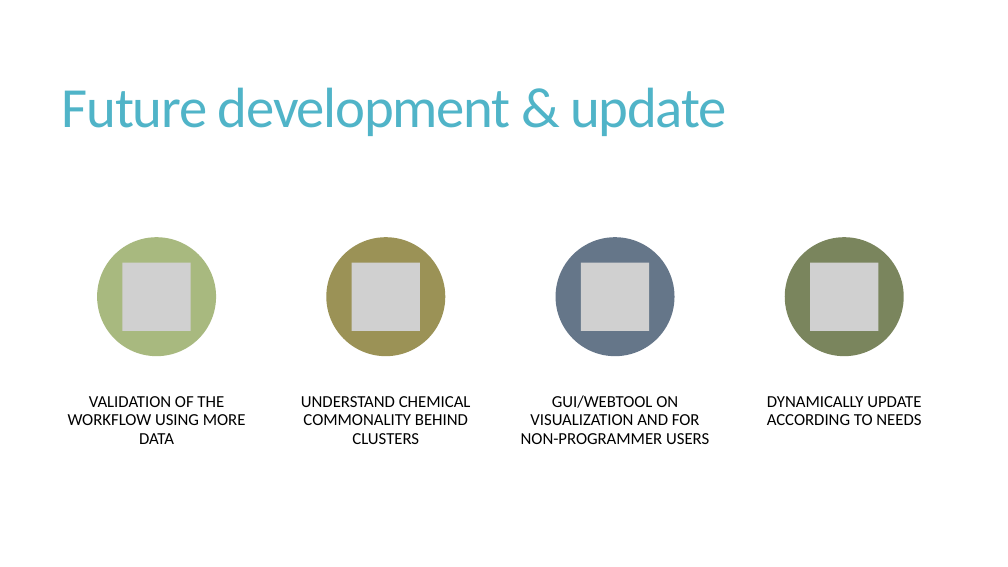
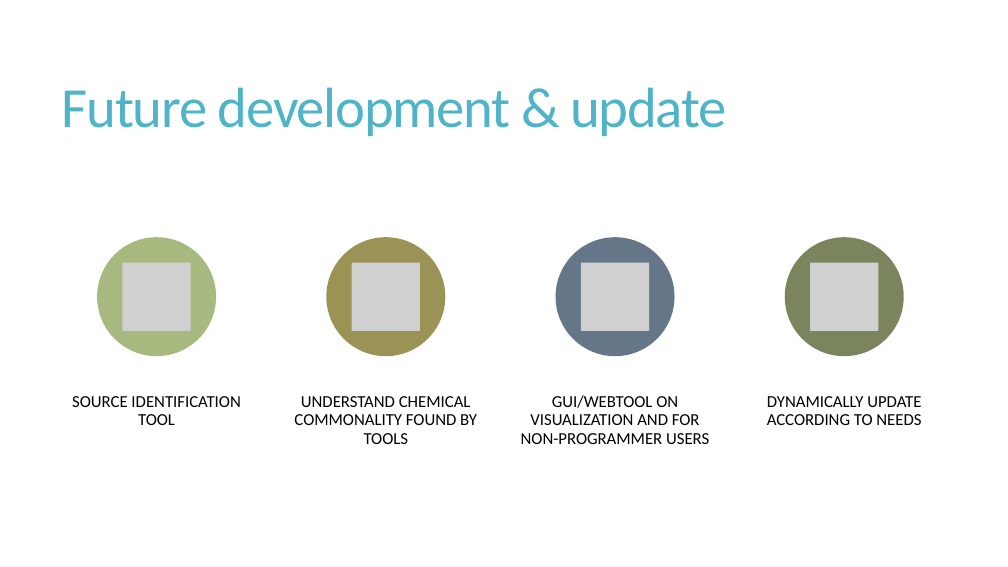
Before and after one commit to XiminHu/mass-suite, a slide deck: slide 18 of doc/20210326 ACS presentation.pptx (slide 26 before the commit). Drawn at 1008x567 pixels with LibreOffice and Linux fonts; fonts in the diff are those of the drawing; grey boxes stand for pictures. Boxes give left, top, right and bottom in pixels: in the first picture for what was removed or moved away, otherwise in the second. Text is boxed around its words. In the diff, an @@ line names an element or a change of style, - is before the commit and + after.

```diff
--- a/doc/20210326 ACS presentation.pptx
+++ b/doc/20210326 ACS presentation.pptx
@@ text at box(72, 396, 240, 425): text changed @@
-VALIDATION OF THE WORKFLOW USING MORE DATA
+SOURCE IDENTIFICATION TOOL
@@ text at box(294, 396, 477, 444): text changed @@
-UNDERSTAND CHEMICAL COMMONALITY BEHIND CLUSTERS
+UNDERSTAND CHEMICAL COMMONALITY FOUND BY TOOLS
```
Also in this commit, not shown: 7 other slides changed, 11 slides added, 18 slides removed, 9 other files.
